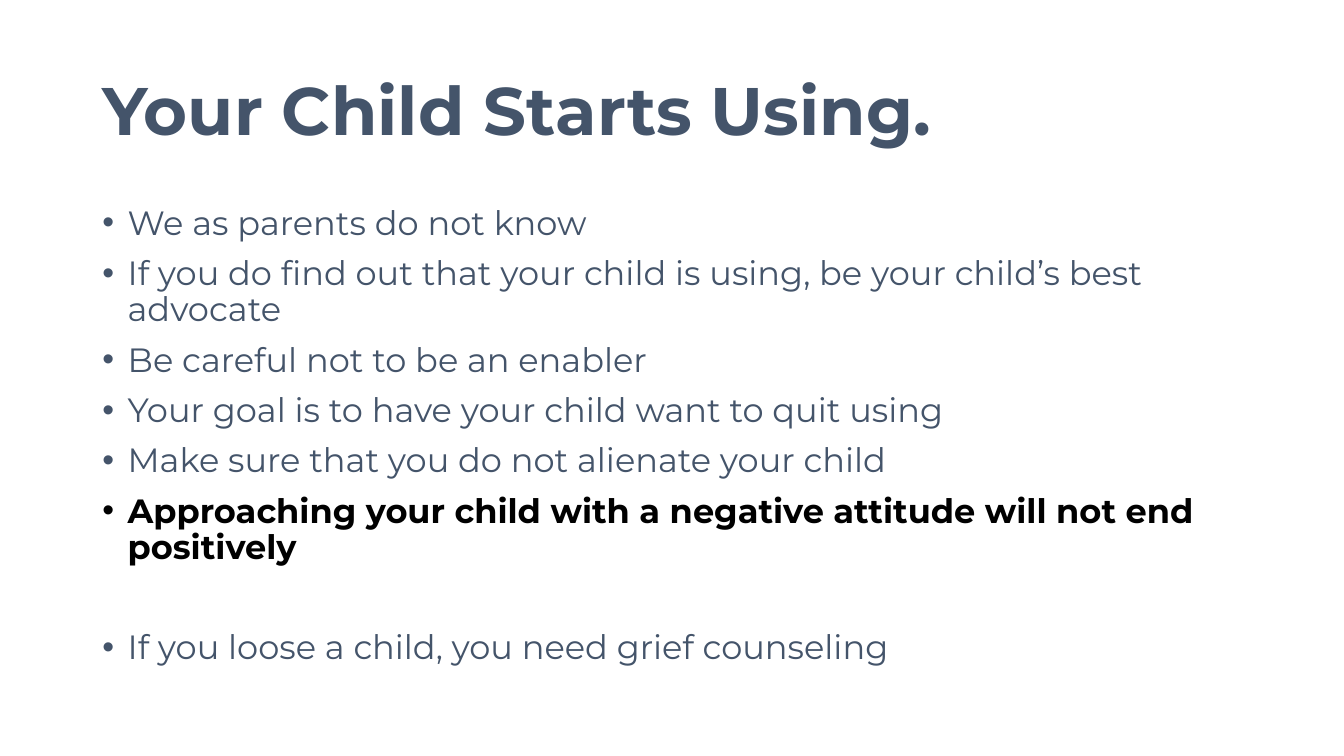
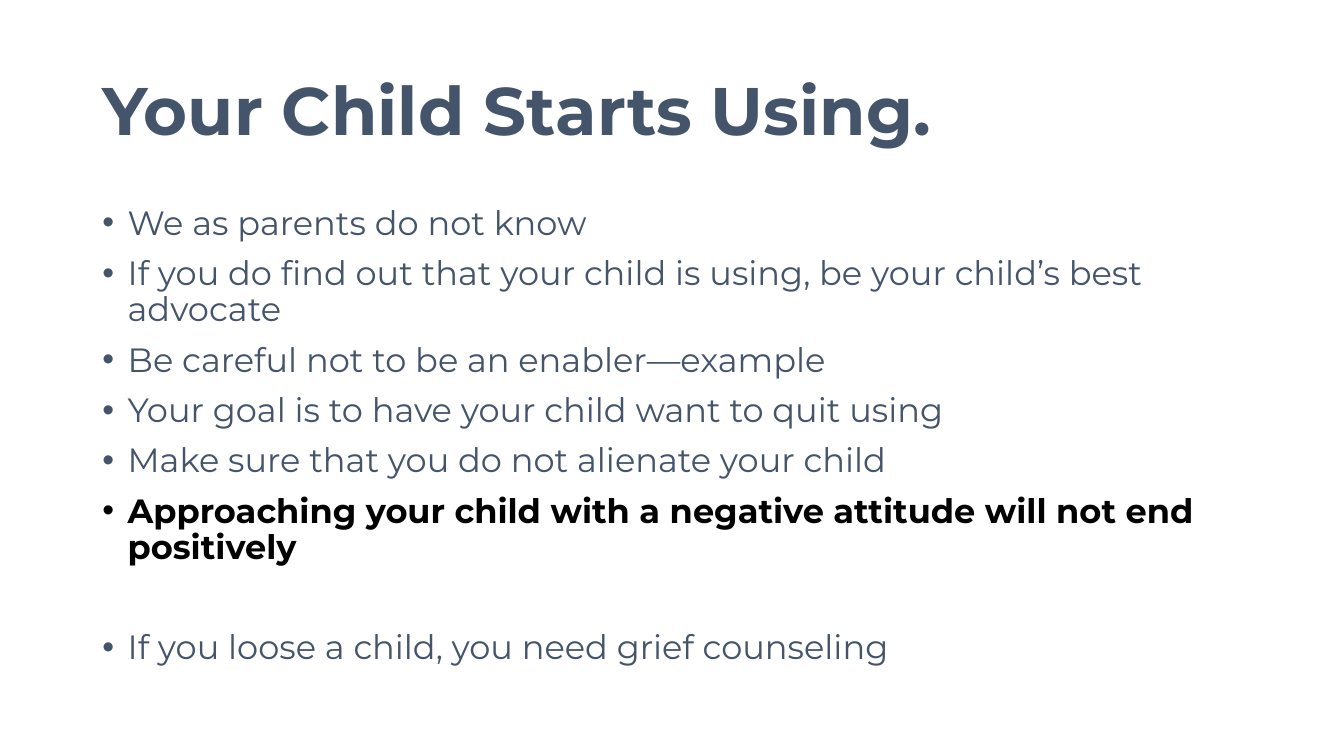
Before and after one commit to avifarah/Know-the-signs-when-and-how-talk-about-drugs, a slide deck: slide 8 of Know the Signs_When and How to Talk about Drugs.pptx. Drawn at 1344x756 pixels with LibreOffice and Linux fonts; fonts in the diff are those of the drawing. Boxes give left, top, right and bottom in pixels: in the first picture for what was removed or moved away, otherwise in the second. Text is boxed around its words. In the diff, an @@ line names an element or a change of style, - is before the commit and + after.

Commit message:
2022 01 09 --2

```diff
--- a/Know the Signs_When and How to Talk about Drugs.pptx
+++ b/Know the Signs_When and How to Talk about Drugs.pptx
@@ text at (128, 347, 825, 379): text changed @@
-• Be careful not to be an enabler
+• Be careful not to be an enabler—example
```
